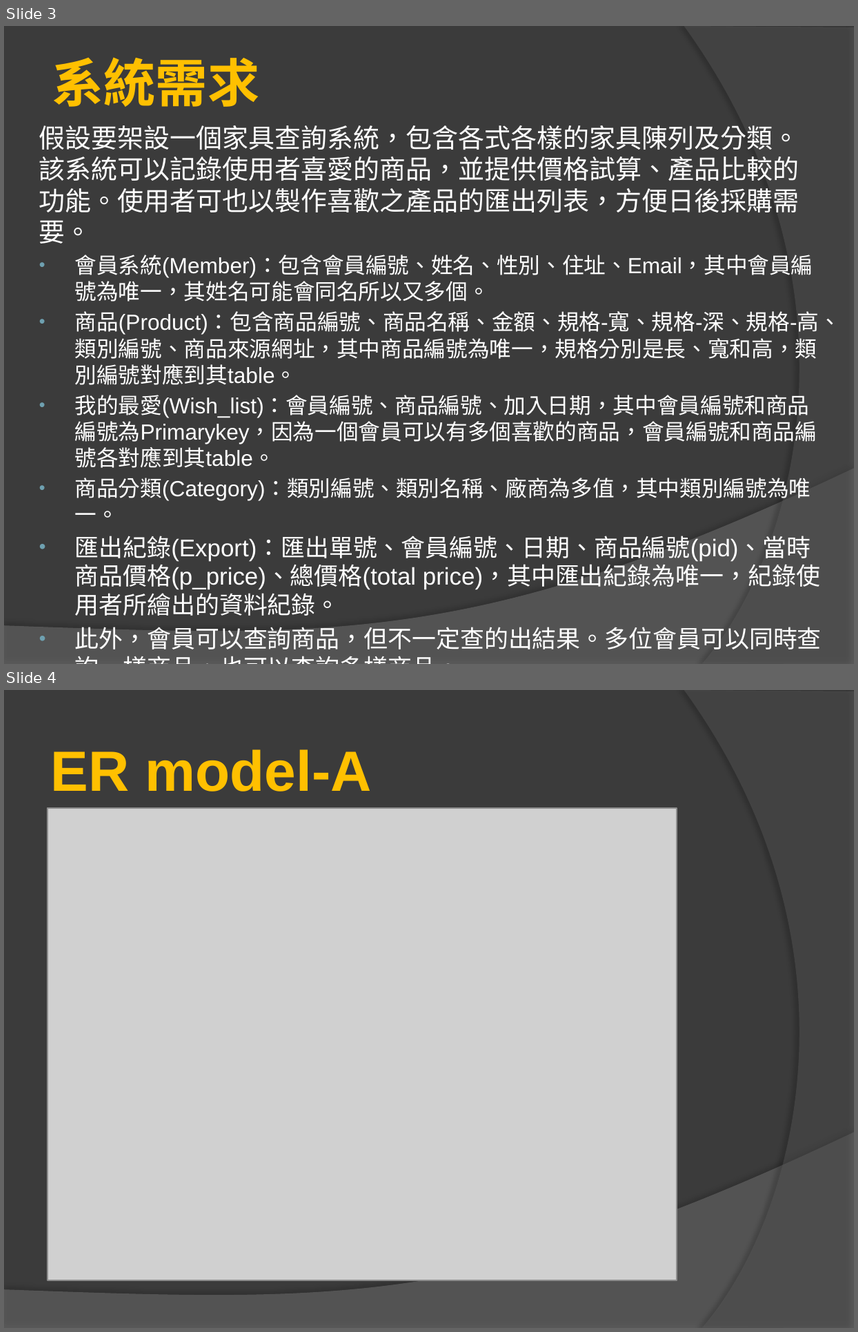
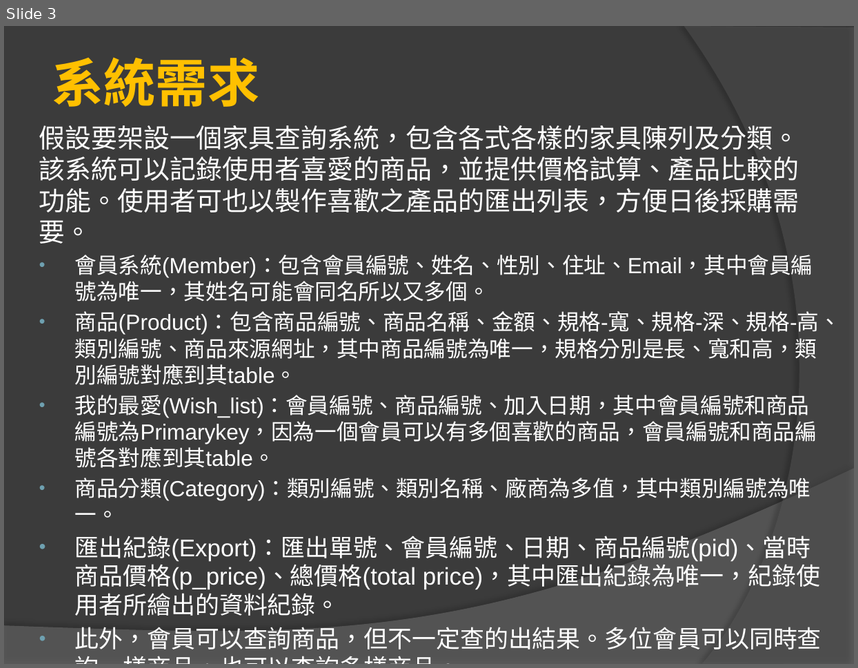
Before and after one commit to Michelletai/G12, a slide deck: doc/admin/G12-傢俱查詢網.pptx. Shown one above the other, each under a label of ours: slides 3 and 4 before the commit, slide 3 after it. The pictures are 858x1332 and 858x668 pixels, drawn with LibreOffice and Linux fonts; fonts in the diff are those of the drawing; grey boxes stand for pictures. Boxes give left, top, right and bottom in pixels: in the first picture for what was removed or moved away, otherwise in the second. Text is boxed around its words. In the diff, an @@ line names an element or a change of style, - is before the commit and + after.

```diff
--- a/doc/admin/G12-傢俱查詢網.pptx
+++ b/doc/admin/G12-傢俱查詢網.pptx
@@ slide 4 removed at bbox=[4, 690, 854, 1328], background #3B3B3B; not listed: 2 template elements that a slide beside it also shows @@
@@ title removed at bbox=[51, 749, 372, 791] @@
-ER model-A
@@ picture removed at bbox=[47, 808, 677, 1279] @@
```
Also in this commit, not shown: 2 slides changed, 1 other slide removed, 4 other files.
